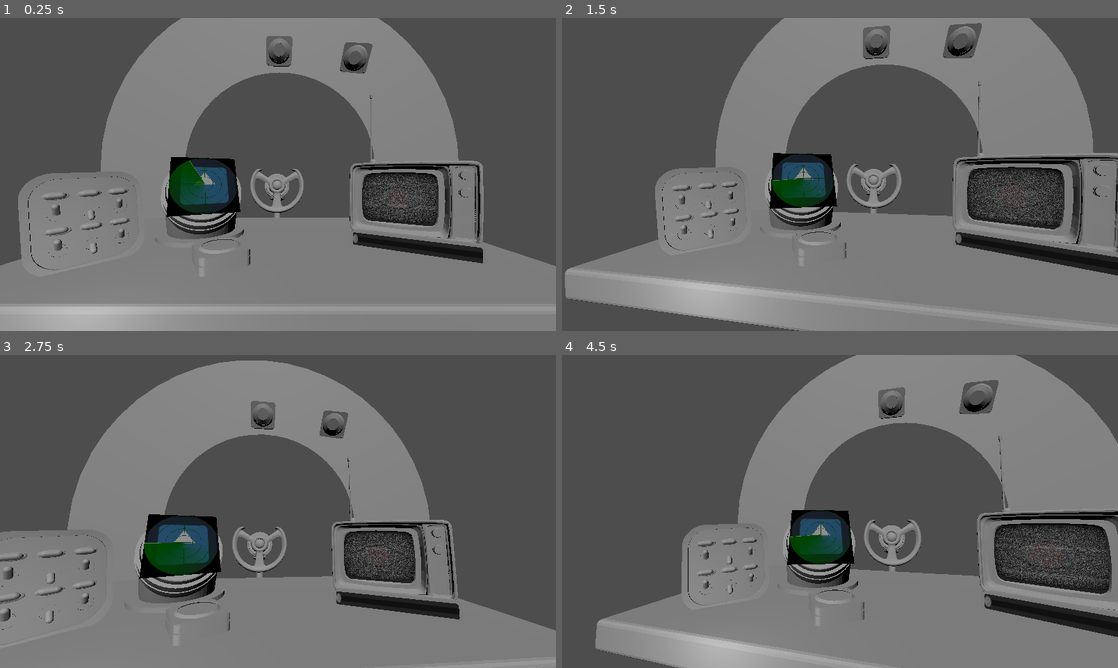
Above: before the commit, frames 1-4 (two rows, left to right).
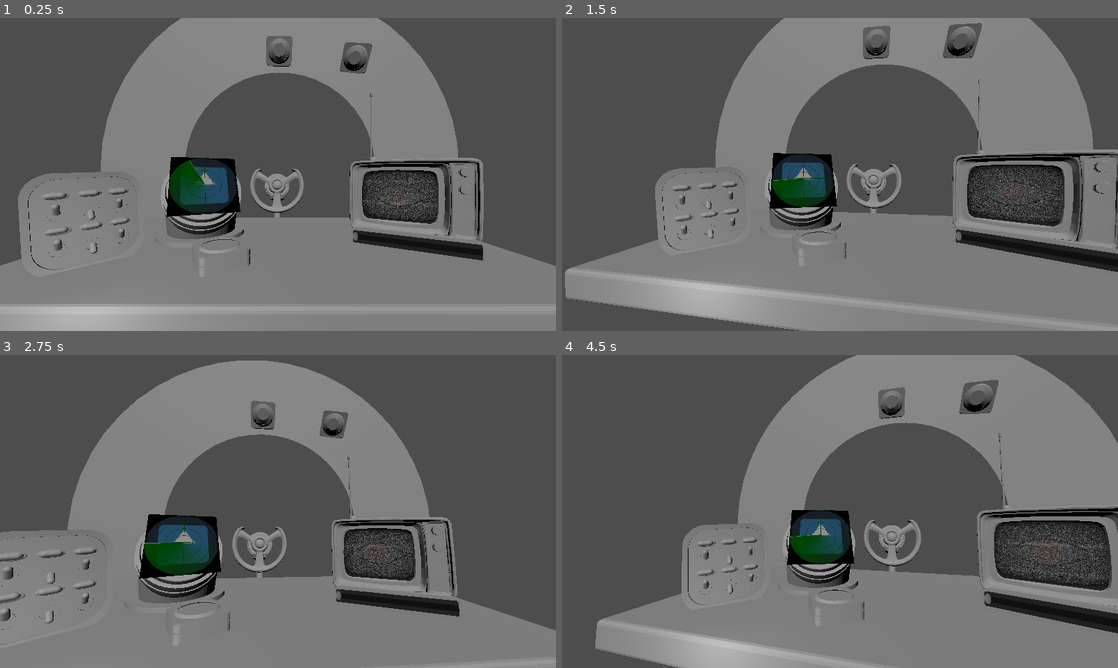
Above: after the commit, the same moments.

Repository: YAGOTAGO/UnderPressure
Game: Godot game, scene res://scenes/main.tscn
Two runs of this game, one before a commit and one after it. Both use one fixed random seed, a clock stepped at 60 frames per second and the inputs below. The engine's default icon, where the game draws it, is replaced by a stand-in: a white triangle on a blue panel in a dark square.
Inputs (mouse positions are in pixels of both pictures, inside the frame that each line leads up to):
- Up to frame 1 (0.25 s): no input
- Up to frame 2 (1.5 s): move the mouse to (962, 158) at 0.52 s; click (962, 158) at 0.6 s; drag from (728, 190) to (812, 237) at 1.27 s
- Up to frame 3 (2.75 s): move the mouse to (333, 442) at 2.02 s; click (333, 442) at 2.1 s
- Up to frame 4 (4.5 s): drag from (812, 574) to (673, 464) at 2.77 s; move the mouse to (1006, 558) at 3.52 s; click (1006, 558) at 3.6 s; drag from (673, 464) to (756, 433) at 4.27 s

The runs differ from the first frame. In frame 1, 2.4% of the frame differs, in the area x 62-87%, y 24-79%; in frame 2, 3.4%; in frame 3, 2.1%; in frame 4, 3.8%, in the area x 74-100%, y 24-91%.

Commit message:
Update main.tscn

Diff:
--- a/scenes/main.tscn
+++ b/scenes/main.tscn
@@ -26,7 +26,7 @@
 script = ExtResource("1_473u7")
 
 [node name="Tv3d" parent="." instance=ExtResource("2_pv8vt")]
-transform = Transform3D(0.892074, 0, -0.45189, 0, 1, 0, 0.45189, 0, 0.892074, 4.25091, -0.0539719, -3.46993)
+transform = Transform3D(0.892074, 0, -0.45189, 0, 1, 0, 0.45189, 0, 0.892074, 4.25091, 0.0161742, -3.46993)
 
 [node name="WallRing" type="MeshInstance3D" parent="."]
 transform = Transform3D(1, 0, 0, 0, 1, 0, 0, 0, 1, 0.0240955, 2.90524, -5.26834)
